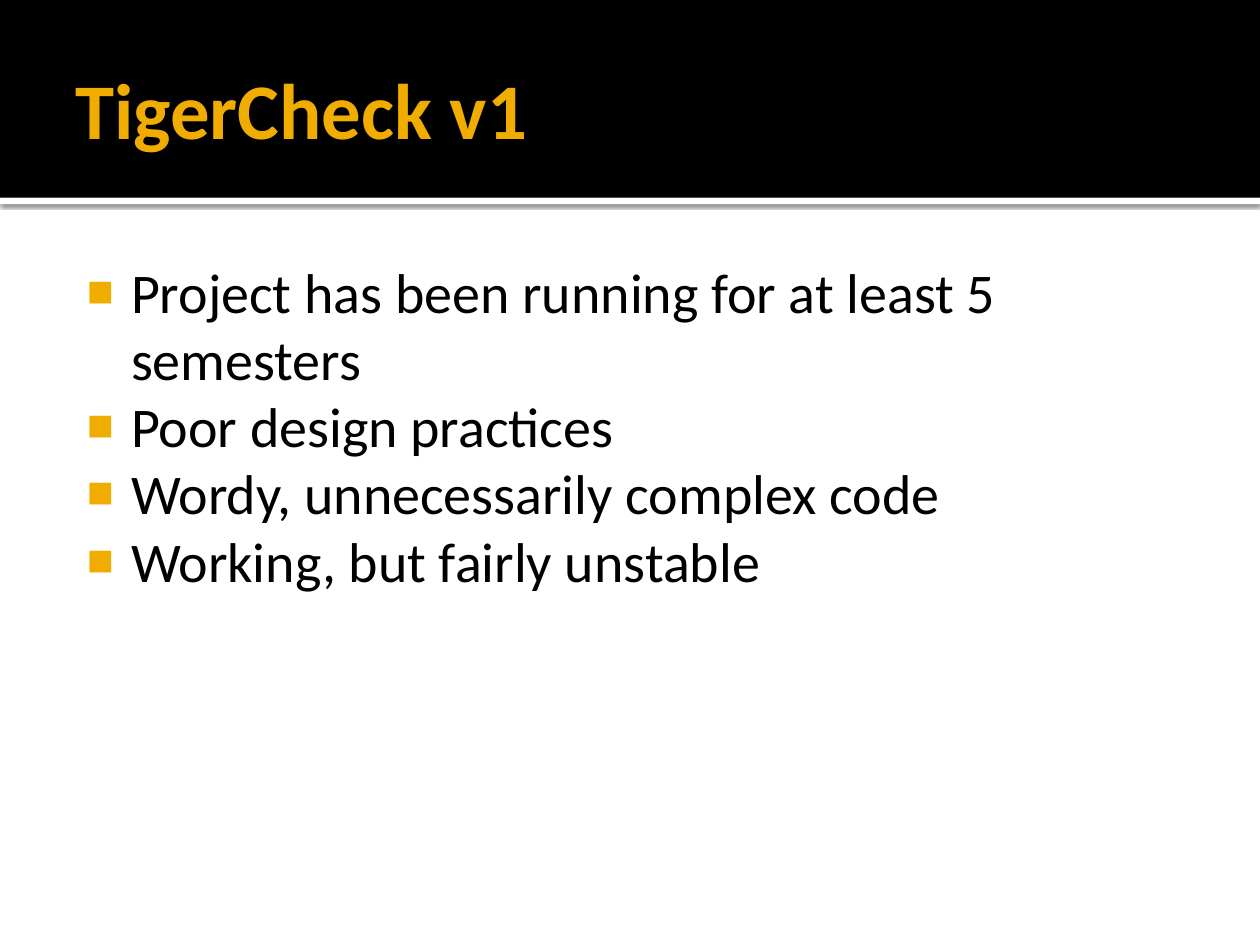
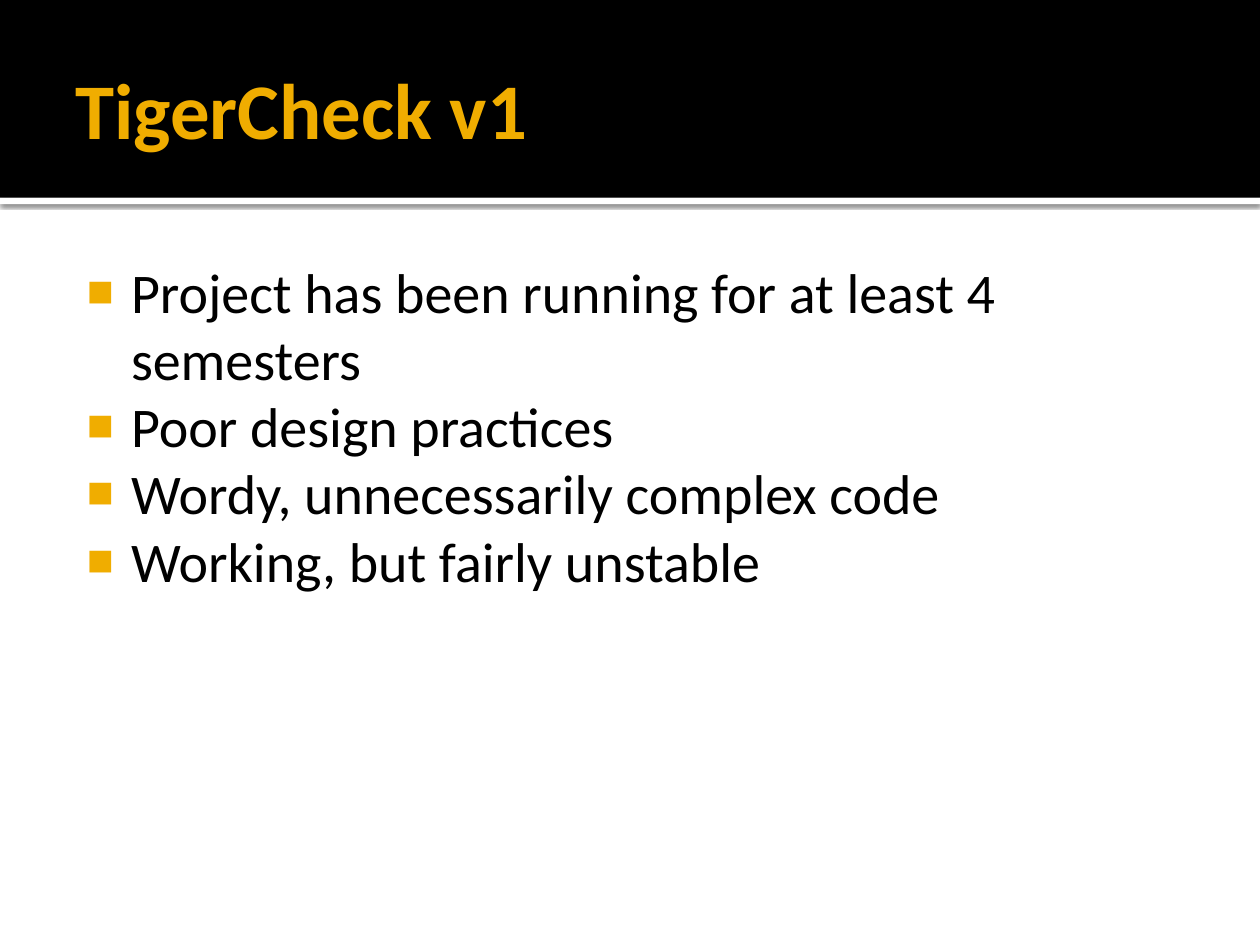
Before and after one commit to TigerCheck/TigerCheck, a slide deck: slide 3 of tigercheck Architectural Spike presentation.pptx. Drawn at 1260x945 pixels with LibreOffice and Linux fonts; fonts in the diff are those of the drawing. Boxes give left, top, right and bottom in pixels: in the first picture for what was removed or moved away, otherwise in the second. Text is boxed around its words. In the diff, an @@ line names an element or a change of style, - is before the commit and + after.

```diff
--- a/tigercheck Architectural Spike presentation.pptx
+++ b/tigercheck Architectural Spike presentation.pptx
@@ text at (131,274,995,381): text changed @@
-■ Project has been running for at least 5 semesters
+■ Project has been running for at least 4 semesters
```
Also in this commit, not shown: 2 other slides changed.
